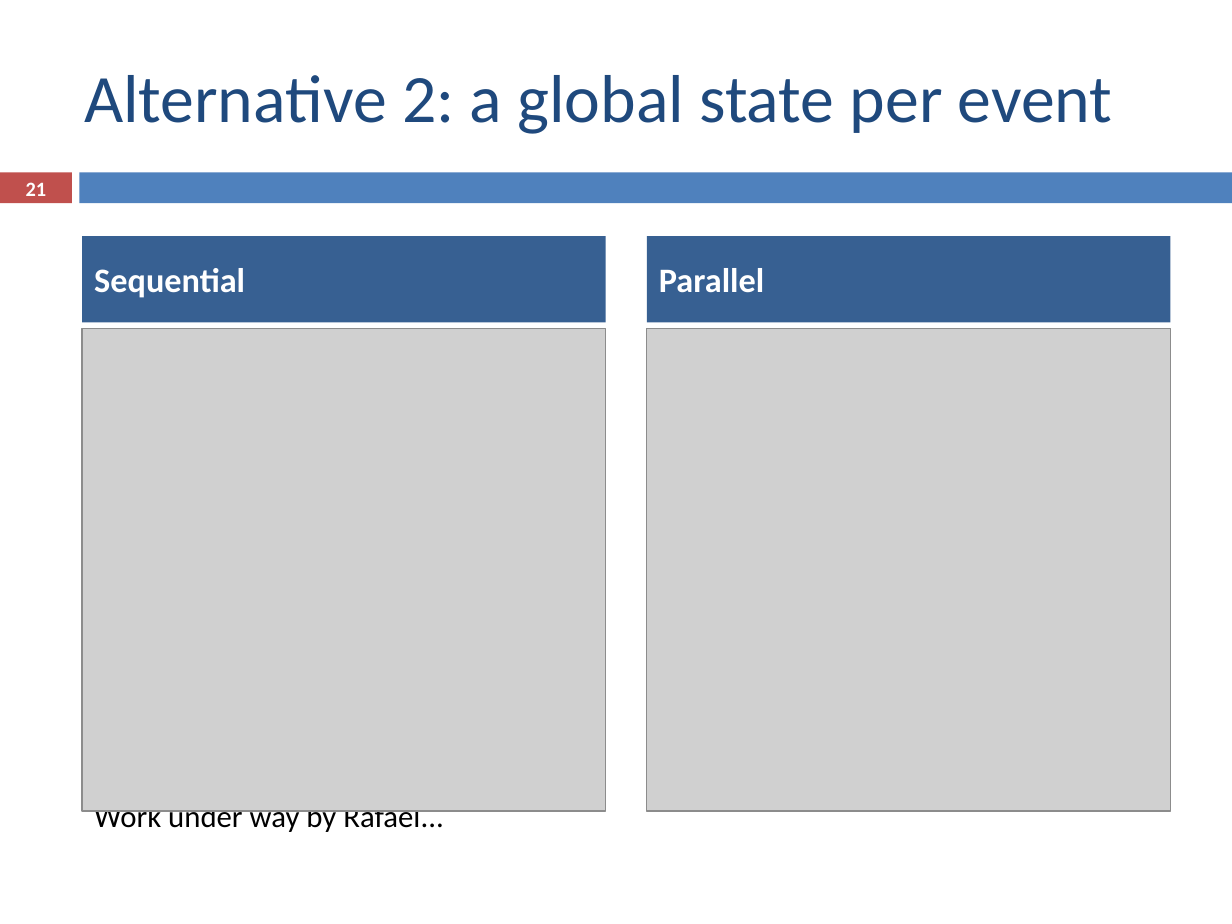
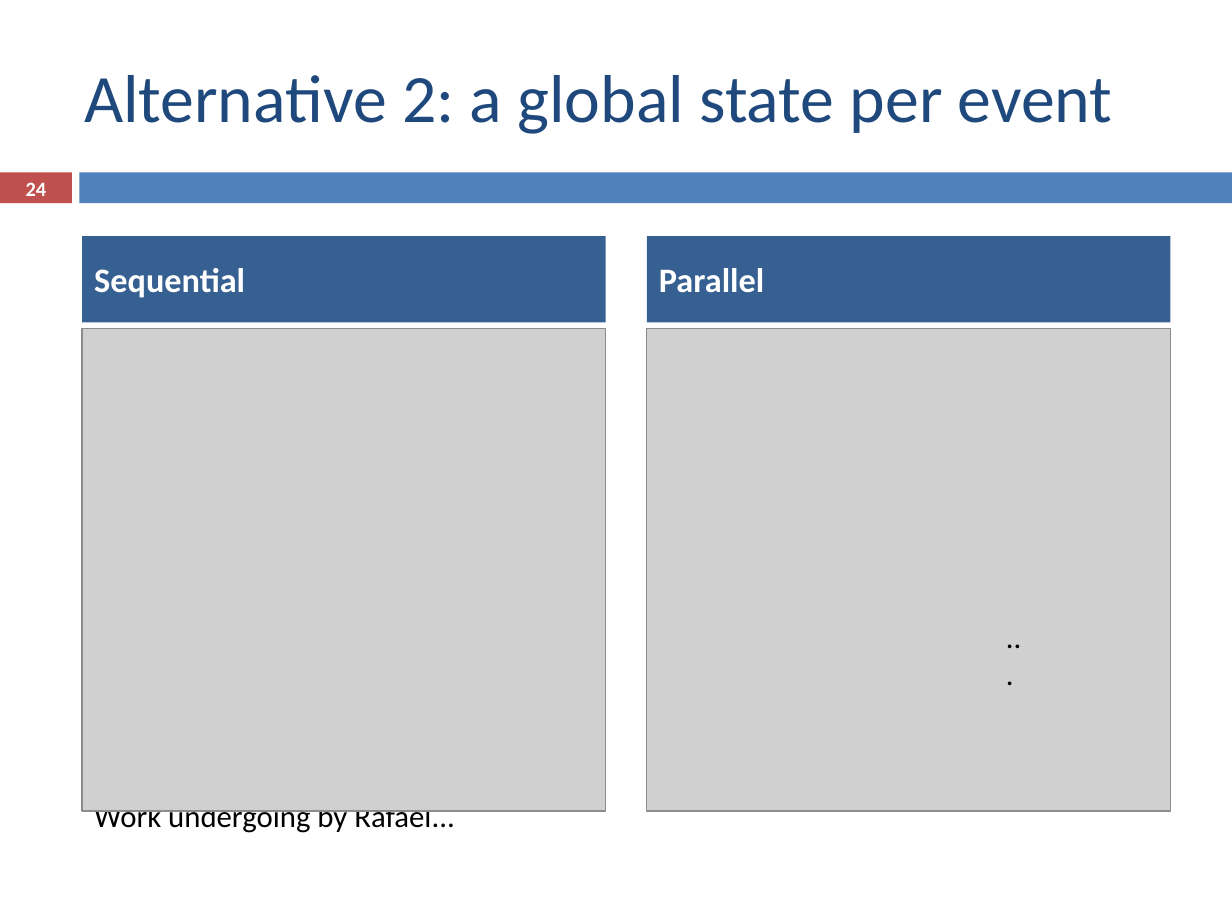
Before and after one commit to ampereira/mscthesis-liptool, a slide deck: slide 24 of doc/partial presentation/partial_presentation.pptx (slide 21 before the commit). Drawn at 1232x924 pixels with LibreOffice and Linux fonts; fonts in the diff are those of the drawing; grey boxes stand for pictures. Boxes give left, top, right and bottom in pixels: in the first picture for what was removed or moved away, otherwise in the second. Text is boxed around its words. In the diff, an @@ line names an element or a change of style, - is before the commit and + after.

```diff
--- a/doc/partial presentation/partial_presentation.pptx
+++ b/doc/partial presentation/partial_presentation.pptx
@@ page number at <box>26,182,47,196</box>: text changed @@
-21
+24
@@ text added at <box>994,611,1040,660</box>, 18 pt, text #000000 @@
+...
@@ text at <box>94,810,455,835</box>: text changed @@
-Work under way by Rafael...
+Work undergoing by Rafael...
```
Also in this commit, not shown: 18 other slides changed, 11 slides added, 4 slides removed, 20 other files.
